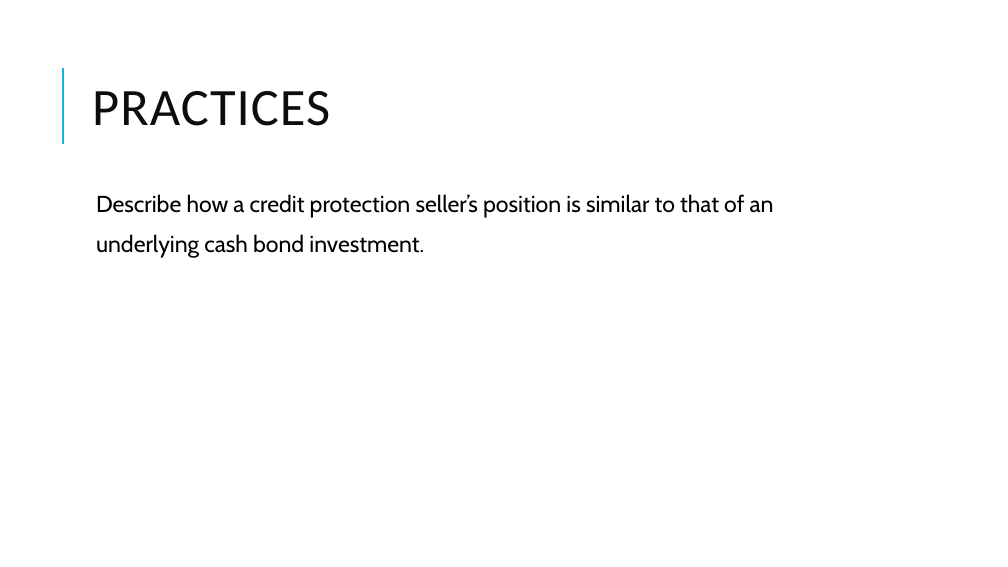
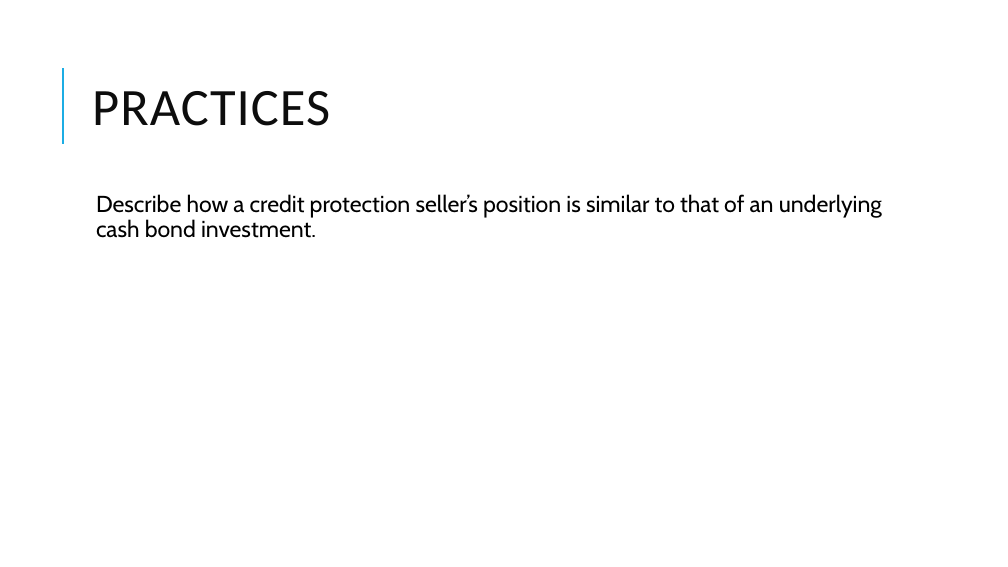
Before and after one commit to Isco0530/data, a slide deck: slide 49 of Derivatives.pptx. Drawn at 1008x567 pixels with LibreOffice and Linux fonts; fonts in the diff are those of the drawing; background and template pictures are left out. Boxes give left, top, right and bottom in pixels: in the first picture for what was removed or moved away, otherwise in the second. Text is boxed around its words. In the diff, an @@ line names an element or a change of style, - is before the commit and + after.

```diff
--- a/Derivatives.pptx
+++ b/Derivatives.pptx
@@ text at [96, 194, 882, 238]: text changed @@
-  Describe how a credit protection seller’s position is similar to that of an
-  underlying cash bond investment.
+  Describe how a credit protection seller’s position is similar to that of an underlying cash bond investment.
```
Also in this commit, not shown: 12 other slides changed.
